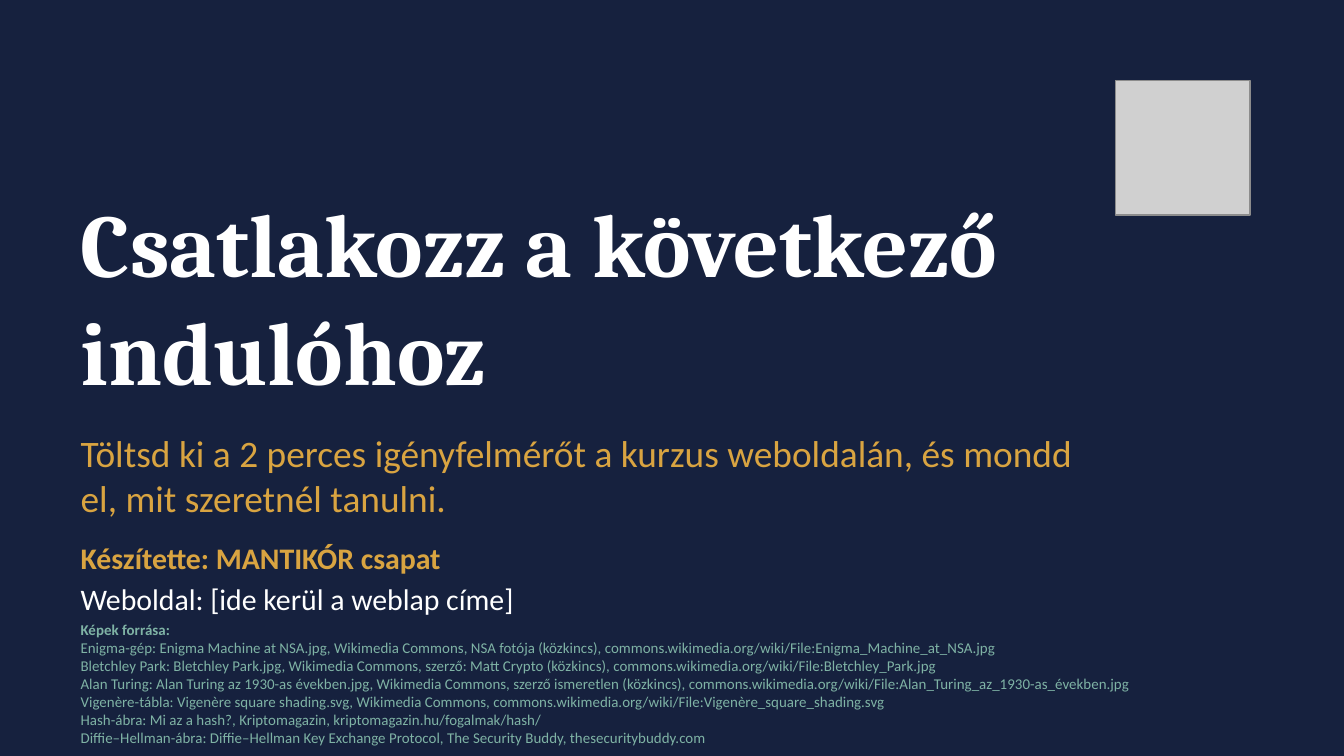
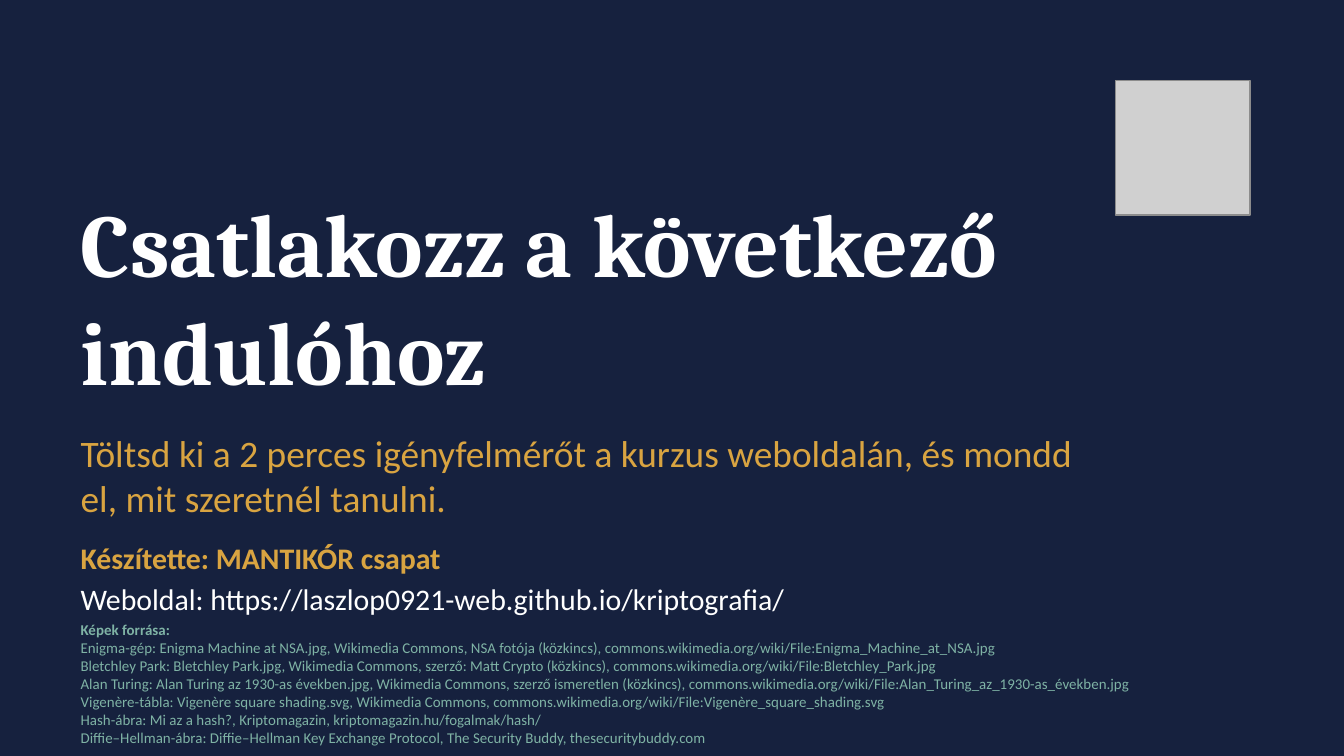
Before and after one commit to laszlop0921-web/kriptografia, a slide deck: slide 10 of kriptografia-kurzus.pptx. Drawn at 1344x756 pixels with LibreOffice and Linux fonts; fonts in the diff are those of the drawing; grey boxes stand for pictures. Boxes give left, top, right and bottom in pixels: in the first picture for what was removed or moved away, otherwise in the second. Text is boxed around its words. In the diff, an @@ line names an element or a change of style, - is before the commit and + after.

```diff
--- a/kriptografia-kurzus.pptx
+++ b/kriptografia-kurzus.pptx
@@ text at bbox=[81, 589, 784, 615]: text changed @@
-Weboldal: [ide kerül a weblap címe]
+Weboldal: https://laszlop0921-web.github.io/kriptografia/
```
